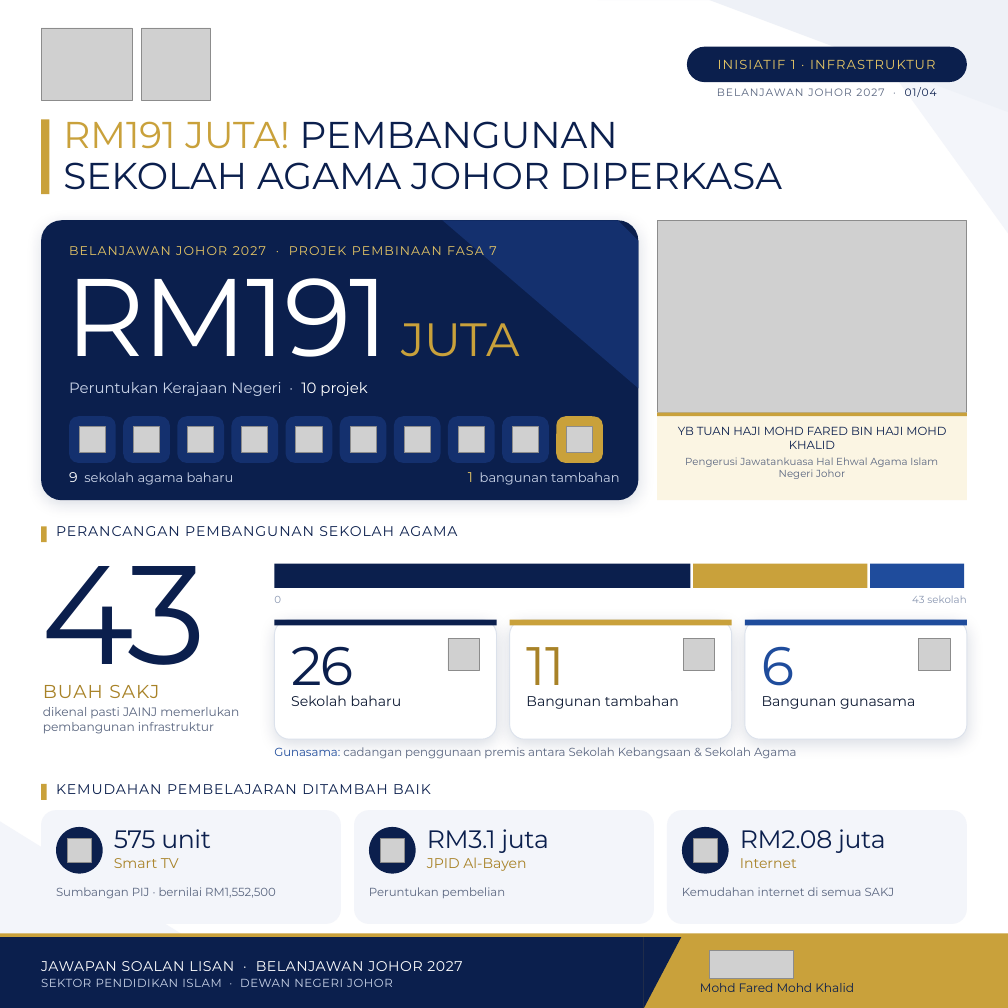
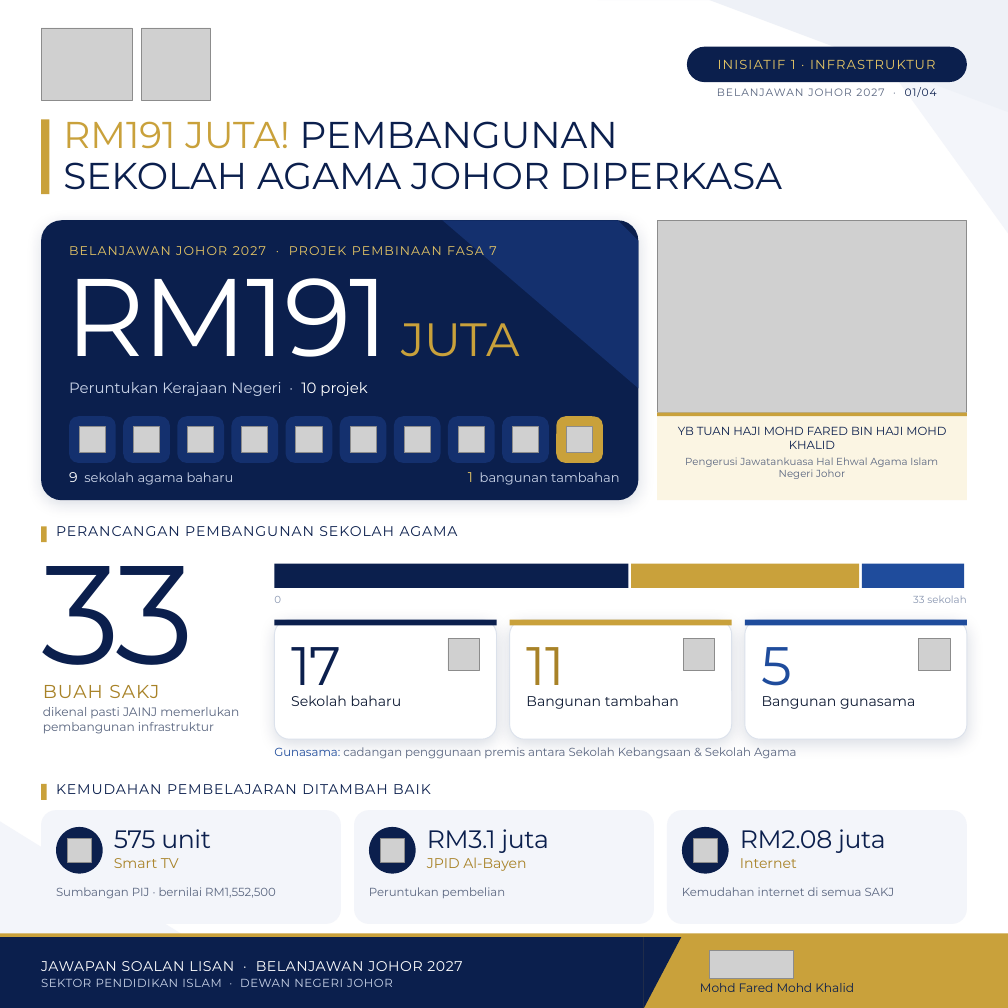
Before and after one commit to nawaljoe/Nawal, a slide deck: slide 1 of infografik-belanjawan-2027/output/Infografik_Belanjawan_Johor_2027.pptx. Drawn at 1008x1008 pixels with LibreOffice and Linux fonts; fonts in the diff are those of the drawing; grey boxes stand for pictures. Boxes give left, top, right and bottom in pixels: in the first picture for what was removed or moved away, otherwise in the second. Text is boxed around its words. In the diff, an @@ line names an element or a change of style, - is before the commit and + after.

```diff
--- a/infografik-belanjawan-2027/output/Infografik_Belanjawan_Johor_2027.pptx
+++ b/infografik-belanjawan-2027/output/Infografik_Belanjawan_Johor_2027.pptx
@@ text at box(41, 529, 194, 697): text changed @@
-43
+33
@@ rectangle: place and size @@
-rectangle at box(274, 564, 690, 588)
+rectangle at box(274, 564, 628, 588)
@@ rectangle: place and size @@
-rectangle at box(694, 564, 868, 588)
+rectangle at box(631, 564, 859, 588)
@@ rectangle: place and size @@
-rectangle at box(870, 564, 964, 588)
+rectangle at box(862, 564, 964, 588)
@@ text at box(913, 596, 966, 603): text changed @@
-43 sekolah
+33 sekolah
@@ text at box(291, 647, 342, 698): text changed @@
-26
+17
@@ text at box(762, 647, 793, 698): text changed @@
-6
+5
```
Also in this commit, not shown: 5 other files.
